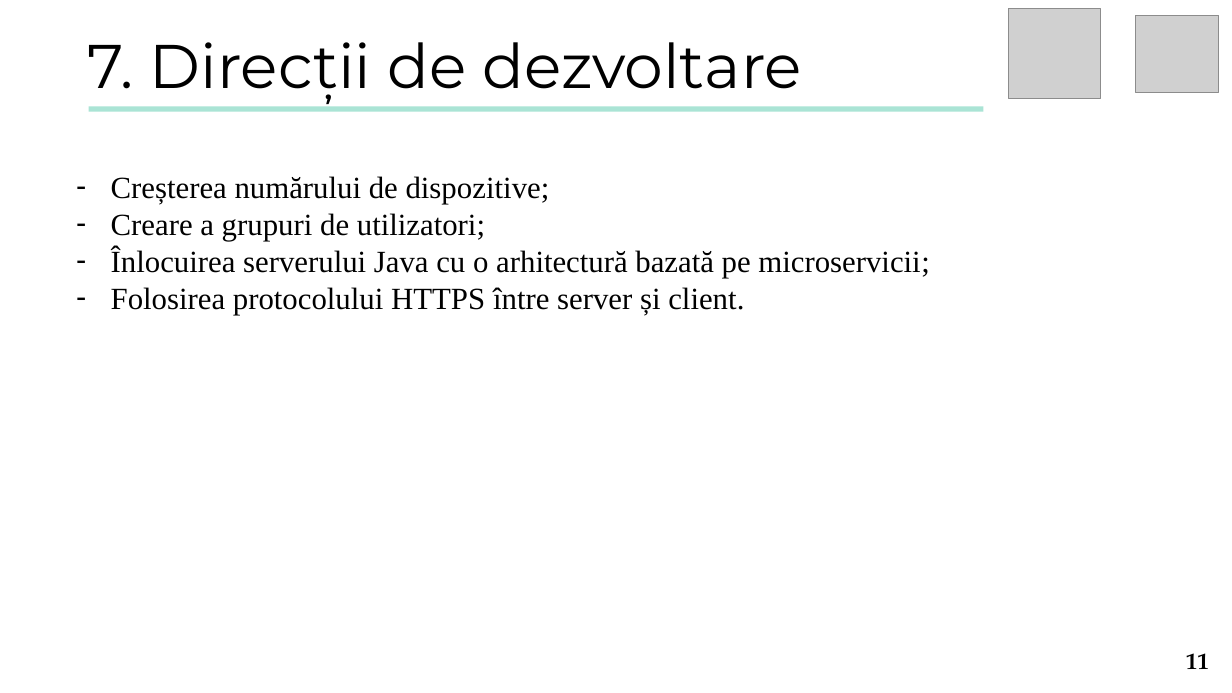
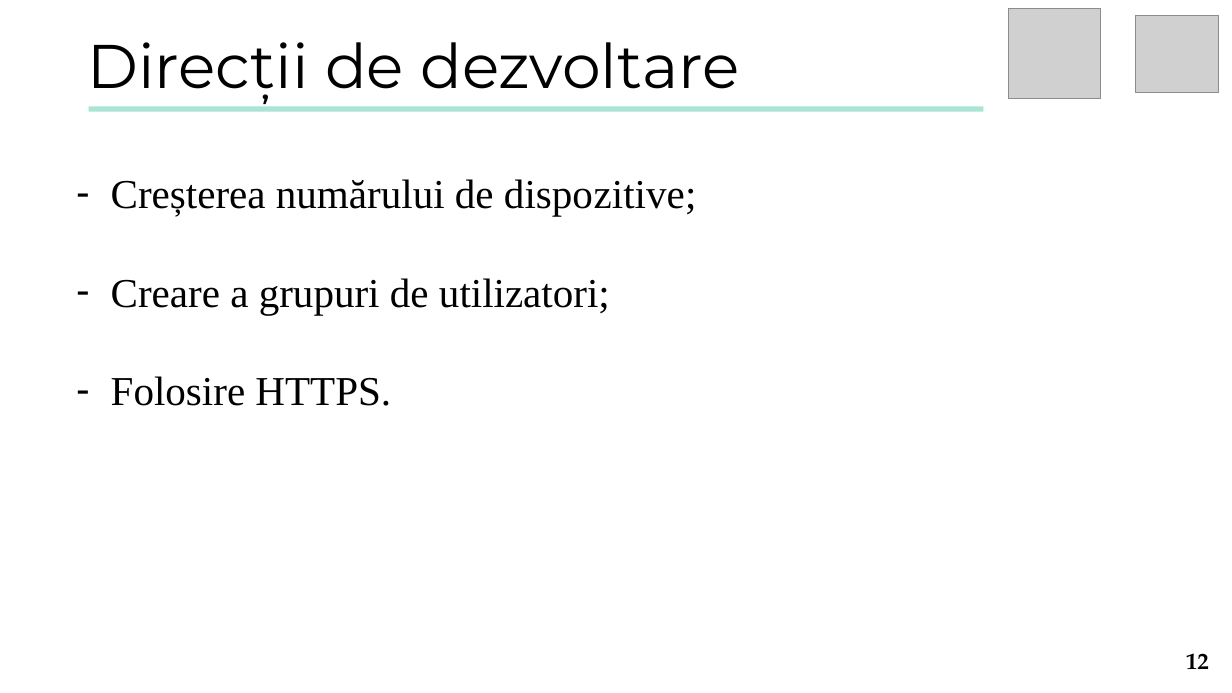
Before and after one commit to turcunicusor/Licenta, a slide deck: slide 12 of Documentation/Presentation.pptx (slide 11 before the commit). Drawn at 1232x693 pixels with LibreOffice and Linux fonts; fonts in the diff are those of the drawing; grey boxes stand for pictures. Boxes give left, top, right and bottom in pixels: in the first picture for what was removed or moved away, otherwise in the second. Text is boxed around its words. In the diff, an @@ line names an element or a change of style, - is before the commit and + after.

```diff
--- a/Documentation/Presentation.pptx
+++ b/Documentation/Presentation.pptx
@@ text at bbox=[87, 42, 740, 103]: text changed @@
-7. Direcții de dezvoltare
+Direcții de dezvoltare
@@ text at bbox=[111, 179, 696, 314]: size 24 to 32 pt in "Creșterea numărului de dispozitive;", "Creare a grupuri de utilizatori;" @@
@@ text at bbox=[111, 376, 391, 406]: text changed; size 24 to 32 pt @@
-– Înlocuirea serverului Java cu o arhitectură bazată pe microservicii;
-– Folosirea protocolului HTTPS între server și client.
+– Folosire HTTPS.
@@ page number at bbox=[1186, 653, 1209, 669]: text changed @@
-11
+12
```
Also in this commit, not shown: 10 other slides changed, 2 slides added, 1 slide removed, 4 other files.
